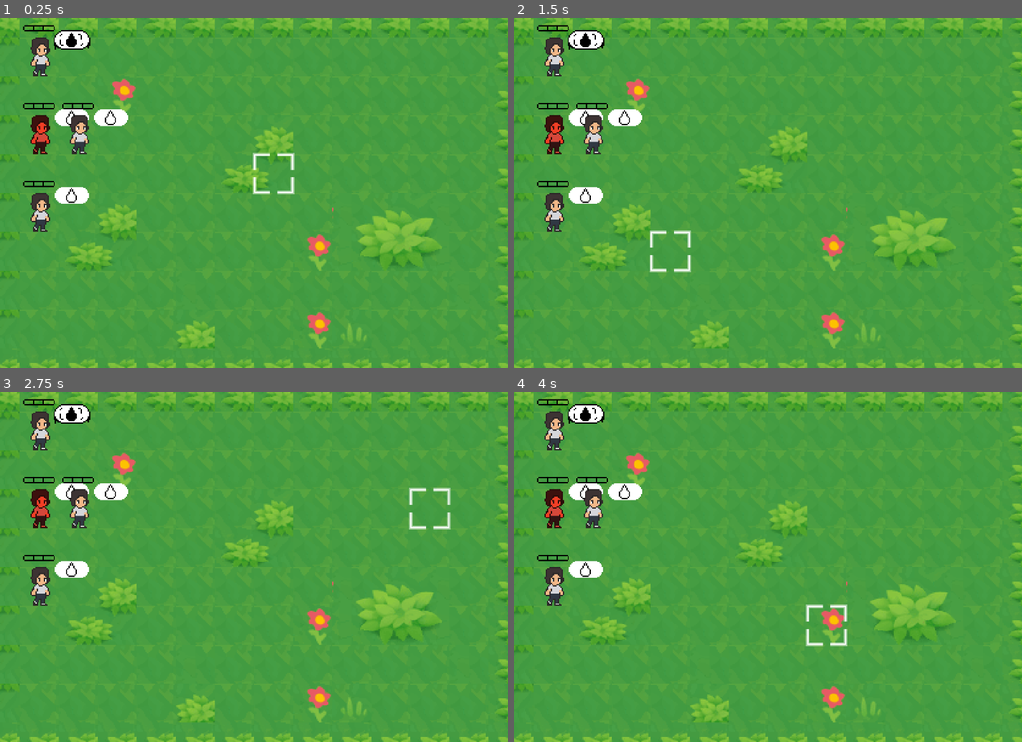
Above: before the commit, frames 1-4 (two rows, left to right).
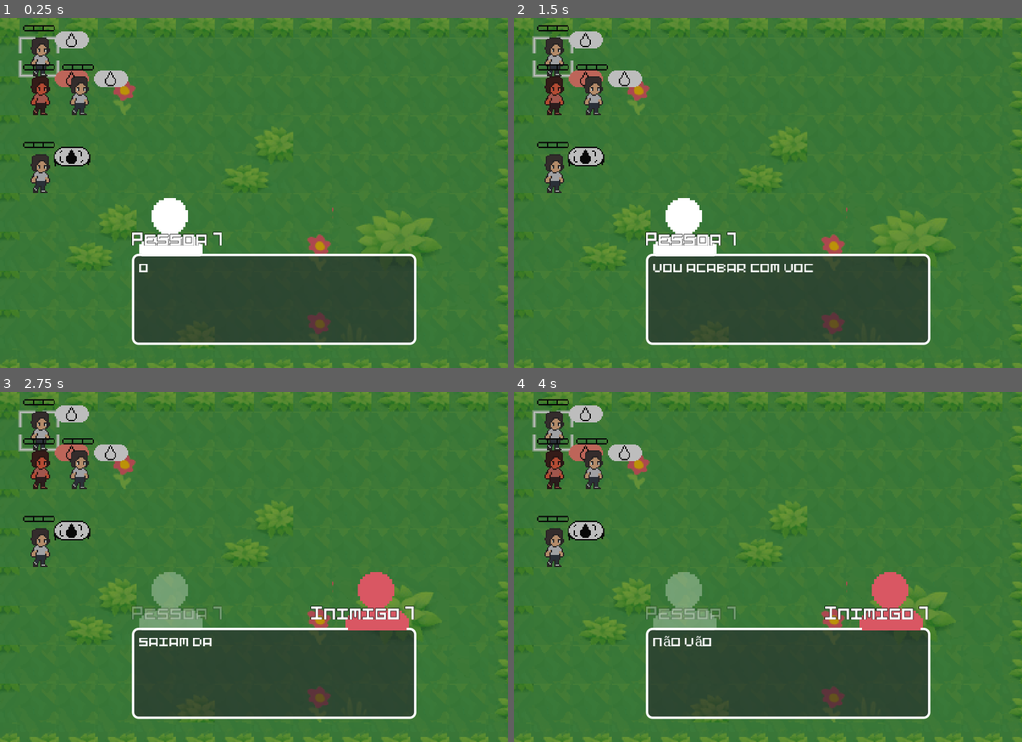
Above: after the commit, the same moments.

Repository: a-dhara/carimbo-nbs-do-rock
Game: Godot game, scene res://Scenes/combate.tscn
The game is run twice, just before and just after one commit, with the same random seed, the same clock (stepped at 60 frames per second) and the same inputs.
Inputs (mouse positions are in pixels of both pictures, inside the frame that each line leads up to):
- Up to frame 1 (0.25 s): no input
- Up to frame 2 (1.5 s): move the mouse to (879, 175) at 0.52 s; hold D (move_right) 0.53-1.28 s; click (879, 175) at 0.6 s; move the mouse to (666, 210) at 1.27 s; hold S (move_down) from 1.28 s (still down); click (666, 210) at 1.35 s
- Up to frame 3 (2.75 s): move the mouse to (304, 490) at 2.02 s; release S (move_down) at 2.03 s; hold D (move_right) from 2.03 s (still down); click (304, 490) at 2.1 s
- Up to frame 4 (4 s): move the mouse to (742, 637) at 2.77 s; release D (move_right) at 2.78 s; hold W (move_up) 2.78-3.53 s; click (742, 637) at 2.85 s; move the mouse to (920, 619) at 3.52 s; hold Left (move_left) from 3.53 s (still down); click (920, 619) at 3.6 s

The runs differ from the first frame. In frame 1, 100% of the frame differs, in the area x 0-100%, y 0-100%; in frame 2, 100%; in frame 3, 100%; in frame 4, 100%.

Commit message:
diálogos
diálogosss conversa

Diff:
--- /dev/null
+++ b/Data/Dialogues/dialogue_test_1.tres
@@ -0,0 +1,43 @@
+[gd_resource type="Resource" script_class="DialogueData" load_steps=11 format=3 uid="uid://cgjp3gmaq0y5r"]
+
+[ext_resource type="Script" uid="uid://b3qxl8oct0gwu" path="res://Scripts/Common/UI/dialogue_data.gd" id="1_2kl31"]
+[ext_resource type="Script" uid="uid://d11h4i7cbge1o" path="res://Scripts/Common/UI/speaker_data.gd" id="2_5nrbe"]
+[ext_resource type="Texture2D" uid="uid://diylkrw6h6k30" path="res://Textures/Faces/fala_1_phdr.png" id="3_6b454"]
+[ext_resource type="Texture2D" uid="uid://d04p6n2kruwnk" path="res://Textures/Faces/fala_3_phdr.png" id="4_048ea"]
+[ext_resource type="Texture2D" uid="uid://cmawgs1kaot" path="res://Textures/Faces/fala_2_phdr.png" id="5_52h3p"]
+[ext_resource type="Texture2D" uid="uid://c0gkxo23xlq7e" path="res://Textures/Faces/fala_4_phdr.png" id="6_q0q0j"]
+
+[sub_resource type="Resource" id="Resource_sfke1"]
+script = ExtResource("2_5nrbe")
+speaker_texture = ExtResource("3_6b454")
+speaker_name = "Pessoa 1"
+side_left = true
+messages = Array[String](["oii", "vou acabar com vocês"])
+metadata/_custom_type_script = "uid://d11h4i7cbge1o"
+
+[sub_resource type="Resource" id="Resource_753yv"]
+script = ExtResource("2_5nrbe")
+speaker_texture = ExtResource("4_048ea")
+speaker_name = "Inimigo 1"
+messages = Array[String](["saiam daqui!!", "não vão acabar com nada!!"])
+metadata/_custom_type_script = "uid://d11h4i7cbge1o"
+
+[sub_resource type="Resource" id="Resource_0m2ex"]
+script = ExtResource("2_5nrbe")
+speaker_texture = ExtResource("5_52h3p")
+speaker_name = "Pessoa 2"
+side_left = true
+messages = Array[String](["Vocês não sabem de nada! Vão levar carimbadas!"])
+metadata/_custom_type_script = "uid://d11h4i7cbge1o"
+
+[sub_resource type="Resource" id="Resource_cjhbl"]
+script = ExtResource("2_5nrbe")
+speaker_texture = ExtResource("6_q0q0j")
+speaker_name = "Inimigo 2"
+messages = Array[String](["pipipipopopo"])
+metadata/_custom_type_script = "uid://d11h4i7cbge1o"
+
+[resource]
+script = ExtResource("1_2kl31")
+sequence = Array[ExtResource("2_5nrbe")]([SubResource("Resource_sfke1"), SubResource("Resource_753yv"), SubResource("Resource_0m2ex"), SubResource("Resource_cjhbl")])
+metadata/_custom_type_script = "uid://b3qxl8oct0gwu"
--- a/Scenes/combate.tscn
+++ b/Scenes/combate.tscn
@@ -7,6 +7,7 @@
 [ext_resource type="Script" uid="uid://d33nx0nnhey" path="res://Scripts/Controller/Combat States/init_combat_state.gd" id="3_ajawo"]
 [ext_resource type="PackedScene" uid="uid://ggk6ouop1u2v" path="res://Scenes/board.tscn" id="4_25f7f"]
 [ext_resource type="Script" uid="uid://d1vr65tbyslrw" path="res://Scripts/Controller/Combat States/select_unit_state.gd" id="4_ajawo"]
+[ext_resource type="Script" uid="uid://6fhb414cxtee" path="res://Scripts/Controller/Combat States/dialogue_state.gd" id="5_pv8qf"]
 [ext_resource type="Script" uid="uid://b44wghthi6ta1" path="res://Scripts/Controller/Combat States/action_selection_state.gd" id="6_jn6a6"]
 [ext_resource type="Script" uid="uid://ddaxcikhv2r5o" path="res://Scripts/Controller/action_menu_controller.gd" id="7_g812j"]
 [ext_resource type="Texture2D" uid="uid://dwrrjta7jb411" path="res://Textures/Icons/tinta-normal-phdr.png" id="7_l30wr"]
@@ -21,9 +22,50 @@
 [ext_resource type="PackedScene" uid="uid://dy4y0dp6gtipy" path="res://Prefabs/menu_entry.tscn" id="15_b1eki"]
 [ext_resource type="Script" uid="uid://ftaybp273t4i" path="res://Scripts/Controller/Combat States/attack_selection_state.gd.gd" id="15_vwed7"]
 [ext_resource type="Script" uid="uid://d014tbsjg08ot" path="res://Scripts/Controller/Combat States/minigame_state.gd" id="16_wscom"]
+[ext_resource type="Script" uid="uid://cn70yrfy17vof" path="res://Scripts/Common/UI/conversation_panel.gd" id="19_ou37v"]
+[ext_resource type="Script" uid="uid://db80vididg1" path="res://Scripts/Controller/conversation_controller.gd" id="19_tb1mv"]
+[ext_resource type="FontFile" uid="uid://bf3ra4xupxlyw" path="res://Textures/pixelart.ttf" id="21_6p7qo"]
 [ext_resource type="PackedScene" uid="uid://dgn5tgosbaxrk" path="res://Scenes/mini_game_marmota.tscn" id="21_wscom"]
+[ext_resource type="Script" uid="uid://co7s5lm0yyc3u" path="res://Scripts/carimbo.gd" id="27_pv8qf"]
+
+[sub_resource type="Gradient" id="Gradient_ou37v"]
+offsets = PackedFloat32Array(0.37333333)
+colors = PackedColorArray(0.1148968, 0.11489681, 0.1148968, 0.2901961)
+
+[sub_resource type="GradientTexture1D" id="GradientTexture1D_0qnsc"]
+gradient = SubResource("Gradient_ou37v")
+
+[sub_resource type="StyleBoxFlat" id="StyleBoxFlat_5u3qn"]
+bg_color = Color(0.14509805, 0.14509805, 0.1764706, 0.5882353)
+border_width_left = 2
+border_width_top = 2
+border_width_right = 2
+border_width_bottom = 2
+border_color = Color(1, 1, 1, 1)
+corner_radius_top_left = 5
+corner_radius_top_right = 5
+corner_radius_bottom_right = 5
+corner_radius_bottom_left = 5
 
 [sub_resource type="StyleBoxEmpty" id="StyleBoxEmpty_b1eki"]
+
+[sub_resource type="Resource" id="Resource_l281v"]
+script = ExtResource("27_pv8qf")
+tipo = 2
+metadata/_custom_type_script = "uid://co7s5lm0yyc3u"
+
+[sub_resource type="Resource" id="Resource_fss22"]
+script = ExtResource("27_pv8qf")
+metadata/_custom_type_script = "uid://co7s5lm0yyc3u"
+
+[sub_resource type="Resource" id="Resource_lce2y"]
+script = ExtResource("27_pv8qf")
+tipo = 3
+metadata/_custom_type_script = "uid://co7s5lm0yyc3u"
+
+[sub_resource type="Resource" id="Resource_omttw"]
+script = ExtResource("27_pv8qf")
+metadata/_custom_type_script = "uid://co7s5lm0yyc3u"
 
 [node name="Combate" type="Node2D"]
 
@@ -31,7 +73,7 @@
 script = ExtResource("1_vq3xa")
 board = NodePath("Board")
 input_controller = NodePath("InputController")
-conversation_controller = NodePath("ConversationController")
+conversation_controller = NodePath("DialogueController")
 action_menu_controller = NodePath("ActionMenuController")
 state_machine = NodePath("StateMachine")
 start_state = NodePath("StateMachine/InitCombatState")
@@ -40,8 +82,12 @@
 [node name="StateMachine" type="Node" parent="CombatController"]
 script = ExtResource("1_kmyeg")
 
-[node name="InitCombatState" type="Node" parent="CombatController/StateMachine" node_paths=PackedStringArray("select_unit_state")]
+[node name="InitCombatState" type="Node" parent="CombatController/StateMachine" node_paths=PackedStringArray("dialogue_state")]
 script = ExtResource("3_ajawo")
+dialogue_state = NodePath("../DialogueState")
+
+[node name="DialogueState" type="Node" parent="CombatController/StateMachine" node_paths=PackedStringArray("select_unit_state")]
+script = ExtResource("5_pv8qf")
 select_unit_state = NodePath("../SelectUnitState")
 
 [node name="SelectUnitState" type="Node" parent="CombatController/StateMachine" node_paths=PackedStringArray("action_selection_state")]
@@ -70,15 +116,91 @@
 select_unit_state = NodePath("../SelectUnitState")
 mini_game_state = NodePath("../MiniGameState")
 
-[node name="MiniGameState" type="Node" parent="CombatController/StateMachine" node_paths=PackedStringArray("select_unit_state")]
+[node name="MiniGameState" type="Node" parent="CombatController/StateMachine" node_paths=PackedStringArray("action_selection_state")]
 script = ExtResource("16_wscom")
-select_unit_state = NodePath("../SelectUnitState")
+action_selection_state = NodePath("../ActionSelectionState")
 mini_game_marmota = ExtResource("21_wscom")
 
 [node name="InputController" type="Node" parent="CombatController"]
 script = ExtResource("1_cbf7q")
 
-[node name="ConversationController" type="Node" parent="CombatController"]
+[node name="DialogueController" type="Node" parent="CombatController" node_paths=PackedStringArray("panel", "rect")]
+script = ExtResource("19_tb1mv")
+panel = NodePath("ConversationPanel")
+rect = NodePath("TextureRect")
+
+[node name="TextureRect" type="TextureRect" parent="CombatController/DialogueController"]
+visible = false
+offset_left = -57.0
+offset_top = -34.0
+offset_right = 444.0
+offset_bottom = 302.0
+texture = SubResource("GradientTexture1D_0qnsc")
+
+[node name="ConversationPanel" type="Panel" parent="CombatController/DialogueController" node_paths=PackedStringArray("text", "name_l", "name_r", "img_l", "img_r")]
+visible = false
+anchors_preset = 7
+anchor_left = 0.5
+anchor_top = 1.0
+anchor_right = 0.5
+anchor_bottom = 1.0
+offset_left = -116.5
+offset_top = -110.0
+offset_right = 116.5
+offset_bottom = -35.0
+grow_horizontal = 2
+grow_vertical = 0
+theme_override_styles/panel = SubResource("StyleBoxFlat_5u3qn")
+script = ExtResource("19_ou37v")
+text = NodePath("Text")
+name_l = NodePath("Name")
+name_r = NodePath("Name2")
+img_l = NodePath("ImgPers")
+img_r = NodePath("ImgPers2")
+
+[node name="Text" type="Label" parent="CombatController/DialogueController/ConversationPanel"]
+layout_mode = 1
+offset_left = 5.5
+offset_top = 5.0
+offset_right = 230.5
+offset_bottom = 71.0
+theme_override_constants/line_spacing = -2
+theme_override_fonts/font = ExtResource("21_6p7qo")
+theme_override_font_sizes/font_size = 11
+autowrap_mode = 2
+
+[node name="ImgPers" type="TextureRect" parent="CombatController/DialogueController/ConversationPanel"]
+layout_mode = 0
+offset_top = -62.0
+offset_right = 64.0
+offset_bottom = 2.0
+
+[node name="Name" type="Label" parent="CombatController/DialogueController/ConversationPanel"]
+layout_mode = 1
+anchors_preset = -1
+offset_top = -20.0
+offset_right = 233.0
+theme_override_colors/font_outline_color = Color(0, 0, 0, 1)
+theme_override_constants/outline_size = 2
+theme_override_fonts/font = ExtResource("21_6p7qo")
+theme_override_font_sizes/font_size = 14
+
+[node name="ImgPers2" type="TextureRect" parent="CombatController/DialogueController/ConversationPanel"]
+layout_mode = 0
+offset_left = 168.5
+offset_top = -62.0
+offset_right = 232.5
+offset_bottom = 2.0
+
+[node name="Name2" type="Label" parent="CombatController/DialogueController/ConversationPanel"]
+layout_mode = 1
+anchors_preset = -1
+offset_top = -20.0
+offset_right = 233.0
+theme_override_constants/outline_size = 2
+theme_override_fonts/font = ExtResource("21_6p7qo")
+theme_override_font_sizes/font_size = 14
+horizontal_alignment = 2
 
 [node name="ActionMenuController" type="Node" parent="CombatController" node_paths=PackedStringArray("panel", "entry_vbox")]
 script = ExtResource("7_g812j")
@@ -87,6 +209,7 @@
 entry_prefab = ExtResource("15_b1eki")
 
 [node name="ActionMenuPanel" type="PanelContainer" parent="CombatController/ActionMenuController" node_paths=PackedStringArray("vbox")]
+visible = false
 offset_left = 64.0
 offset_top = 9.0
 offset_right = 94.0
@@ -102,5 +225,24 @@
 
 [node name="Board" parent="CombatController" instance=ExtResource("4_25f7f")]
 
+[node name="Personagens" type="Node2D" parent="CombatController"]
+
+[node name="Personagem" parent="CombatController/Personagens" instance=ExtResource("2_h2ffh")]
+carimbo = SubResource("Resource_l281v")
+
+[node name="Personagem2" parent="CombatController/Personagens" instance=ExtResource("2_h2ffh")]
+modulate = Color(1, 0.51025575, 0.44386888, 1)
+position = Vector2(0, 48)
+carimbo = SubResource("Resource_fss22")
+inimigo = true
+
+[node name="Personagem3" parent="CombatController/Personagens" instance=ExtResource("2_h2ffh")]
+position = Vector2(0, 115)
+carimbo = SubResource("Resource_lce2y")
+
+[node name="Personagem4" parent="CombatController/Personagens" instance=ExtResource("2_h2ffh")]
+position = Vector2(32, 51)
+carimbo = SubResource("Resource_omttw")
+
 [node name="Camera2D" type="Camera2D" parent="."]
 position = Vector2(192, 128)
--- a/Scripts/Common/MiniGames/minigame_marmota.gd
+++ b/Scripts/Common/MiniGames/minigame_marmota.gd
@@ -14,7 +14,7 @@
 
 var _marmotas: Array[Marmota] = []
 var pont: int = 0
-var tempo_max: float = 5
+var tempo_max: float = 20
 var pont_obj: int = 20
 
 func _ready() -> void:
--- /dev/null
+++ b/Scripts/Common/UI/conversation_panel.gd
@@ -0,0 +1,65 @@
+extends Control
+class_name ConversationPanel
+
+signal finished
+
+@export var text: Label
+@export var name_l: Label
+@export var name_r: Label
+@export var img_l: TextureRect
+@export var img_r: TextureRect
+
+var _parent: ConversationController
+var _show_speed: float = 20.0
+
+func _ready() -> void:
+	_parent = get_parent()
+
+func Show(anim: bool) -> void:
+	if anim:
+		var tween: Tween = create_tween()
+		tween.tween_property(
+			self, "modulate", Color(1.0, 1.0, 1.0, 1.0), 0.2
+		).set_trans(Tween.TRANS_LINEAR)
+		await tween.finished
+	else:
+		modulate = Color(1.0, 1.0, 1.0, 1.0)
+
+func Hide(anim: bool) -> void:
+	if anim:
+		var tween: Tween = create_tween()
+		tween.tween_property(
+			self, "modulate", Color(0.0, 0.0, 0.0, 0.0), 0.2
+		).set_trans(Tween.TRANS_LINEAR)
+		await tween.finished
+	else:
+		modulate = Color(0.0, 0.0, 0.0, 0.0)
+
+func Display(sd: SpeakerData) -> void:
+	if sd.side_left:
+		img_r.modulate.a = 0.3
+		name_r.modulate.a = 0.3
+		img_l.modulate.a = 1.0
+		name_l.modulate.a = 1.0
+		img_l.texture = sd.speaker_texture
+		name_l.text = sd.speaker_name
+	else:
+		img_l.modulate.a = 0.3
+		name_l.modulate.a = 0.3
+		img_r.modulate.a = 1.0
+		name_r.modulate.a = 1.0
+		img_r.texture = sd.speaker_texture
+		name_r.text = sd.speaker_name
+
+
+	for i in sd.messages.size():
+		text.text = sd.messages[i]
+		text.visible_ratio = 0.0
+		var tween: Tween = create_tween()
+		tween.tween_property(
+			text, "visible_characters", sd.messages[i].length(), sd.messages[i].length() / _show_speed
+		).set_trans(Tween.TRANS_LINEAR)
+		await tween.finished
+		await _parent.resume
+
+	finished.emit()
--- /dev/null
+++ b/Scripts/Common/UI/dialogue_data.gd
@@ -0,0 +1,4 @@
+extends Resource
+class_name DialogueData
+
+@export var sequence: Array[SpeakerData] = []
--- /dev/null
+++ b/Scripts/Common/UI/speaker_data.gd
@@ -0,0 +1,7 @@
+extends Resource
+class_name SpeakerData
+
+@export var speaker_texture: CompressedTexture2D
+@export var speaker_name: String
+@export var side_left: bool
+@export var messages: Array[String] = []
--- a/Scripts/Controller/Combat States/action_selection_state.gd
+++ b/Scripts/Controller/Combat States/action_selection_state.gd
@@ -10,6 +10,9 @@
 func Enter() -> void:
 	super()
 	SelectTile(current_char.pos_grid)
+	if (current_char.turno.ja_agiu or ((current_char.carimbo_carr) and _owner.board.GetAttackableCells(current_char).size() == 0)) and (current_char.turno.ja_moveu):
+		_owner.state_machine.ChangeState(select_unit_state)
+		return
 	await LoadMenu()
 
 
--- /dev/null
+++ b/Scripts/Controller/Combat States/dialogue_state.gd
@@ -0,0 +1,27 @@
+extends CombatState
+
+@export var select_unit_state: State
+
+var data_test: DialogueData
+
+func Enter() -> void:
+	super()
+	data_test = load("res://Data/Dialogues/dialogue_test_1.tres")
+	_owner.conversation_controller.ShowDialogue(data_test)
+
+func AddSignals() -> void:
+	super()
+	_owner.conversation_controller.dialogue_finished.connect(OnCompleteDialogue)
+
+func RemoveSignals() -> void:
+	super()
+	_owner.conversation_controller.dialogue_finished.disconnect(OnCompleteDialogue)
+
+func OnPress(_e: bool) -> void:
+	super(_e)
+	if _e:
+		_owner.conversation_controller.Next()
+
+
+func OnCompleteDialogue() -> void:
+	_owner.state_machine.ChangeState(select_unit_state)
--- a/Scripts/Controller/Combat States/init_combat_state.gd
+++ b/Scripts/Controller/Combat States/init_combat_state.gd
@@ -1,6 +1,6 @@
 extends CombatState
 
-@export var select_unit_state: State
+@export var dialogue_state: State
 
 func Enter() -> void:
 	super()
@@ -9,9 +9,9 @@
 
 func Init() -> void:
 	# carrega o mapa (?)
-	SpawnTestUnits()
+	#SpawnTestUnits()
 
-	_owner.state_machine.ChangeState(select_unit_state)
+	_owner.state_machine.ChangeState(dialogue_state)
 
 func SpawnTestUnits() -> void:
 	for i in 4:
--- a/Scripts/Controller/Combat States/minigame_state.gd
+++ b/Scripts/Controller/Combat States/minigame_state.gd
@@ -1,6 +1,6 @@
 extends CombatState
 
-@export var select_unit_state: State
+@export var action_selection_state: State
 
 @export var mini_game_marmota: PackedScene
 
@@ -11,10 +11,12 @@
 	mg = mini_game_marmota.instantiate()
 	mg.mini_game_ended.connect(OnMinigameEnded)
 	_owner.add_child(mg)
+	_owner.get_node("Personagens").hide()
 
 
 func OnMinigameEnded() -> void:
 	if mg.pont >= 5:
 		_owner.curr_enemy.carimbadas += 1
 
-	_owner.state_machine.ChangeState(select_unit_state)
+	_owner.get_node("Personagens").show()
+	_owner.state_machine.ChangeState(action_selection_state)
--- a/Scripts/Controller/combat_controller.gd
+++ b/Scripts/Controller/combat_controller.gd
@@ -3,7 +3,7 @@
 
 @export var board: Board
 @export var input_controller: InputController
-@export var conversation_controller: Node
+@export var conversation_controller: ConversationController
 @export var action_menu_controller: ActionMenuController
 @export var state_machine: StateMachine
 @export var start_state: State
--- /dev/null
+++ b/Scripts/Controller/conversation_controller.gd
@@ -0,0 +1,50 @@
+extends Node
+class_name ConversationController
+
+signal dialogue_finished
+signal resume
+
+@export var panel: ConversationPanel
+@export var rect: TextureRect
+
+var in_transition: bool = false
+
+func _ready() -> void:
+	panel.Hide(false)
+	_DisableNode(panel)
+	_DisableNode(rect)
+
+
+func _DisableNode(node: Node) -> void:
+	node.process_mode = Node.PROCESS_MODE_DISABLED
+	node.hide()
+
+func _EnableNode(node: Node) -> void:
+	node.process_mode = Node.PROCESS_MODE_INHERIT
+	node.show()
+
+
+func ShowDialogue(data: DialogueData) -> void:
+	_EnableNode(panel)
+	_EnableNode(rect)
+	rect.show()
+	await Sequence(data)
+
+func Next() -> void:
+	if not in_transition:
+		resume.emit()
+
+
+func Sequence(data: DialogueData) -> void:
+	for sp_d in data.sequence:
+		in_transition = true
+		await panel.Show(true)
+		in_transition = false
+		await panel.Display(sp_d)
+
+	in_transition = true
+	await panel.Hide(true)
+	in_transition = false
+	_DisableNode(panel)
+	_DisableNode(rect)
+	dialogue_finished.emit()
--- a/Scripts/personagem.gd
+++ b/Scripts/personagem.gd
@@ -97,3 +97,6 @@
 	turno = Turn.new(self)
 	add_child(turno)
 	turno.Reinicia()
+	Place(grid.calcula_coord_grid(global_position))
+	Ajeita()
+	if carimbo.tipo == carimbo.Tipos.AUTOM: carimbo_carr = true
Not shown: 1 places in Scenes/combate.tscn that only renumber resources
Not shown, added: Scripts/Common/UI/conversation_panel.gd.uid
Not shown, added: Scripts/Common/UI/dialogue_data.gd.uid
Not shown, added: Scripts/Common/UI/speaker_data.gd.uid
Not shown, added: Scripts/Controller/Combat States/dialogue_state.gd.uid
Not shown, added: Scripts/Controller/conversation_controller.gd.uid
Binary file added: Textures/Faces/fala_1_phdr.png
Not shown, changed: Textures/Faces/fala_1_phdr.png.import
Binary file added: Textures/Faces/fala_2_phdr.png
Not shown, added: Textures/Faces/fala_2_phdr.png.import
Binary file added: Textures/Faces/fala_3_phdr.png
Not shown, added: Textures/Faces/fala_3_phdr.png.import
(and 4 more such lines)
